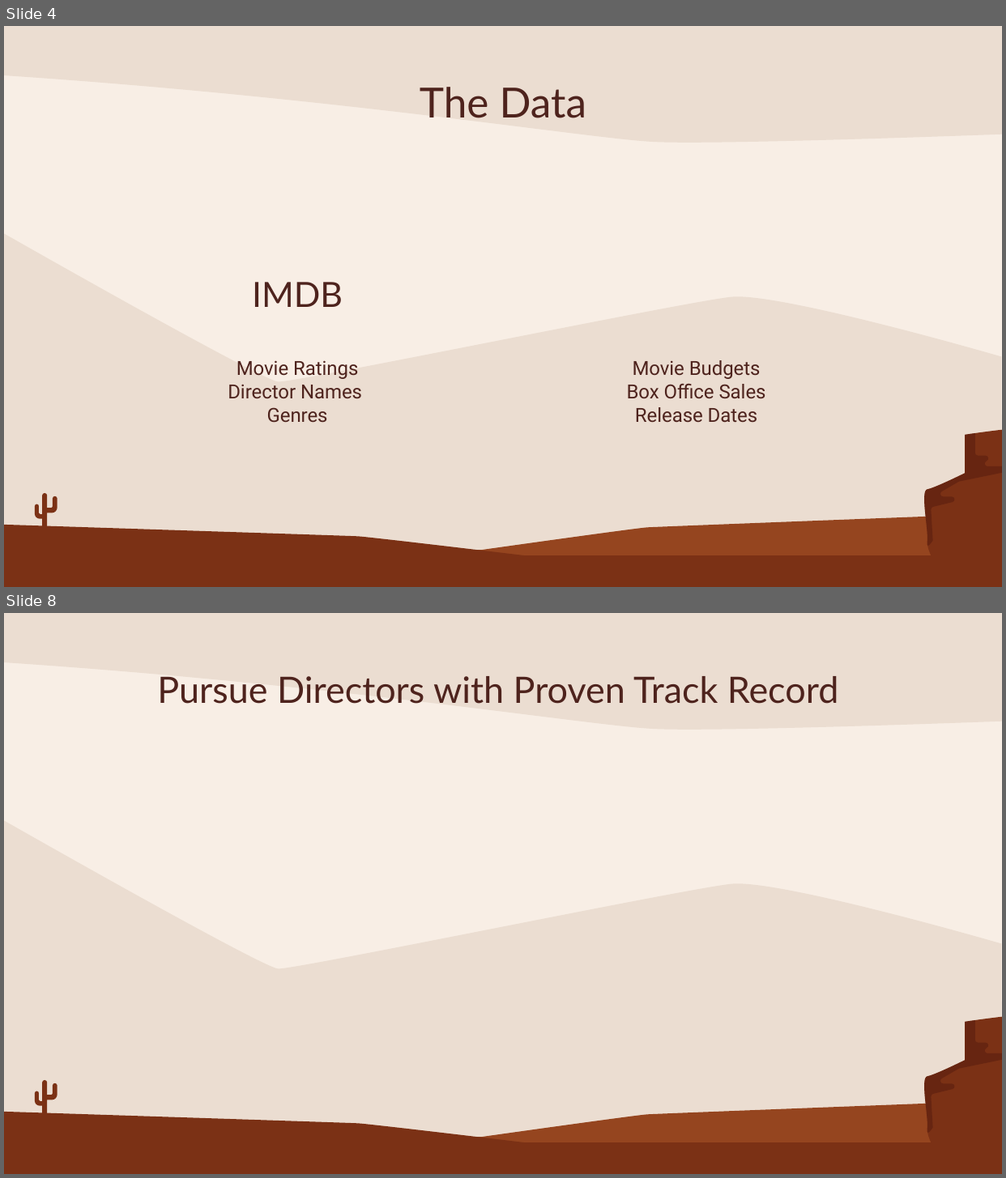
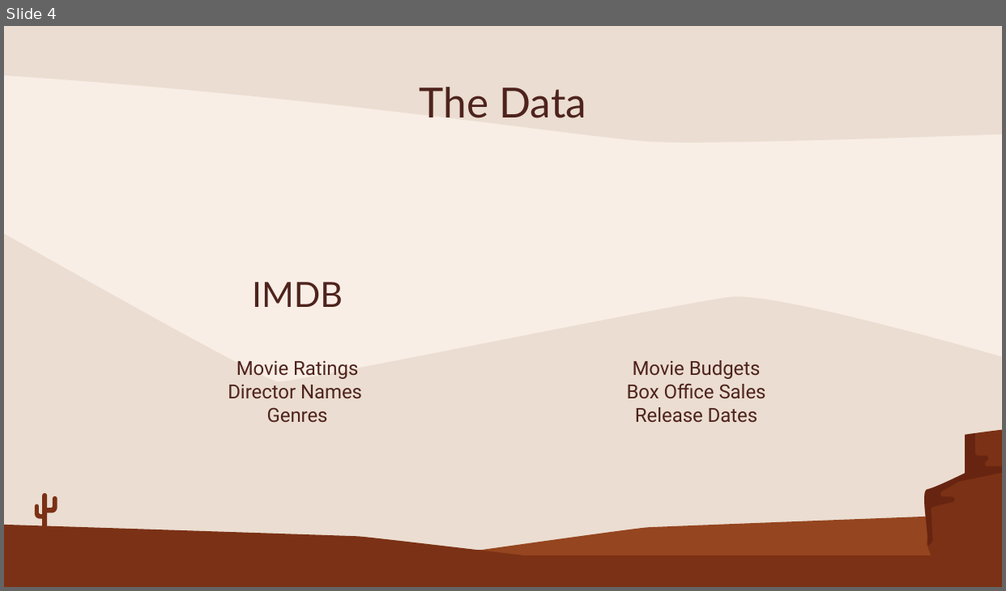
Before and after one commit to michael-pozo/Movie-Data-Analysis-, a slide deck: Movie Industry Analysis .pptx. Shown one above the other, each under a label of ours: slides 4 and 8 before the commit, slide 4 after it; the slides between them are not shown. The pictures are 1006x1178 and 1006x591 pixels, drawn with LibreOffice and Linux fonts; fonts in the diff are those of the drawing. Boxes give left, top, right and bottom in pixels: in the first picture for what was removed or moved away, otherwise in the second. Text is boxed around its words. In the diff, an @@ line names an element or a change of style, - is before the commit and + after.

```diff
--- a/Movie Industry Analysis .pptx
+++ b/Movie Industry Analysis .pptx
@@ slide 8 removed at <box>4,613,1002,1174</box>, background #F8EEE5; not listed: 7 template elements that a slide beside it also shows @@
@@ title removed at <box>157,676,839,704</box> @@
-Pursue Directors with Proven Track Record
```
Also in this commit, not shown: 1 slide changed, 2 slides added, 2 other slides removed, 4 other files.
